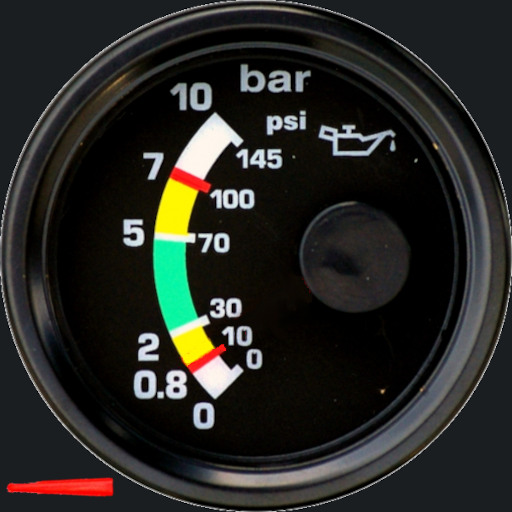
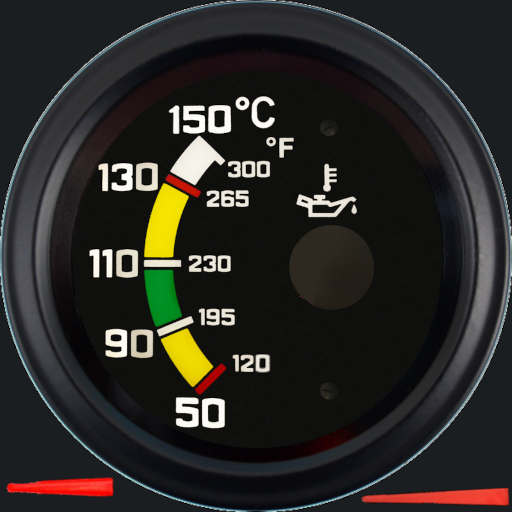
Layers edited between the first and the second 512px x 512px image:
added layer "ss" above "Capa pegada #3" over [360, 486, 510, 507]
added layer "Capa pegada #3" above "Capa pegada #2" over [0, 0, 512, 512]
hid "Capa pegada #1", moved it above "Capa pegada" over [0, 0, 512, 512]